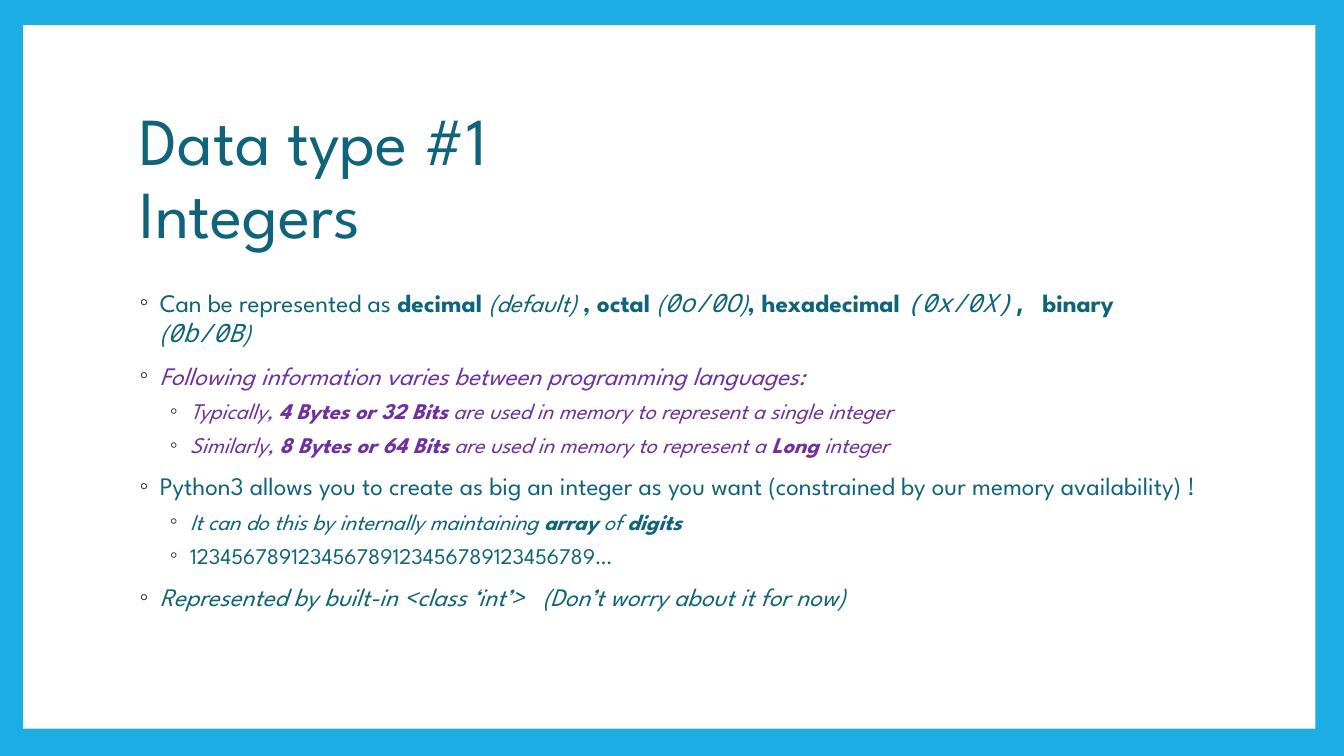
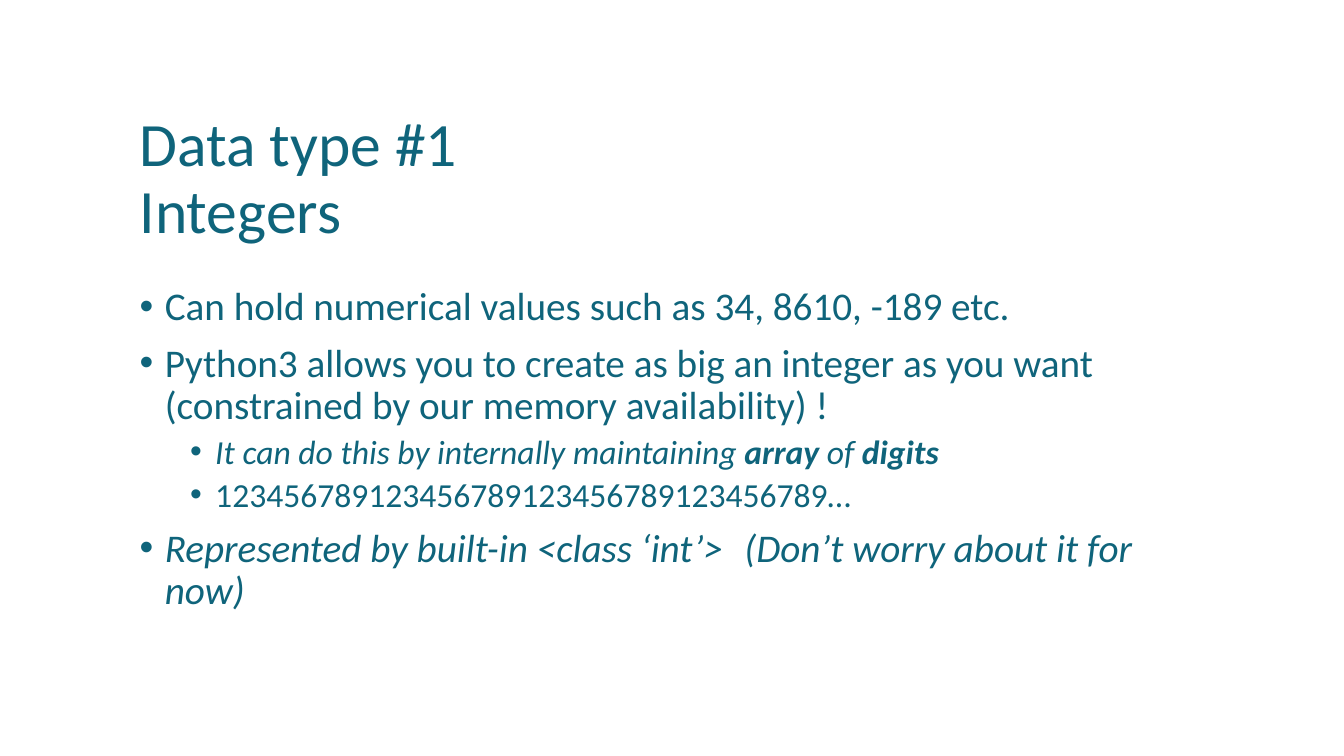
Before and after one commit to uday87j/teach_python, a slide deck: slide 8 of fundamentals/2-State, Data types.pptx (slide 5 before the commit). Drawn at 1344x756 pixels with LibreOffice and Linux fonts; fonts in the diff are those of the drawing. Boxes give left, top, right and bottom in pixels: in the first picture for what was removed or moved away, otherwise in the second. Text is boxed around its words. In the diff, an @@ line names an element or a change of style, - is before the commit and + after.

```diff
--- a/fundamentals/2-State, Data types.pptx
+++ b/fundamentals/2-State, Data types.pptx
@@ rectangle removed at (0, 0, 1344, 756) @@
@@ rectangle removed at (23, 25, 1316, 729) @@
@@ title "Data type #1 Integers" at (140, 124, 457, 244): size 48 to 44 pt, font League Spartan to Calibri @@
@@ text at (165, 292, 1009, 325): text changed; size 18 to 28 pt; font League Spartan to Calibri; text colour #7030A0 to #0F647B; italic off @@
-◦ Can be represented as decimal (default) , octal (0o/0O), hexadecimal (0x/0X), binary (0b/0B)
-◦ Following information varies between programming languages:
-  ◦ Typically, 4 Bytes or 32 Bits are used in memory to represent a single integer
-  ◦ Similarly, 8 Bytes or 64 Bits are used in memory to represent a Long integer
+• Can hold numerical values such as 34, 8610, -189 etc.
@@ text at (165, 349, 1132, 609): size 18 to 28 pt in "Python3 allows you to create as big ...", "Represented by built-in <class ‘int’> (Don’t worry ..."; font League Spartan to Calibri in "Python3 allows you to create as big ...", "It can do this by internally maintaining ...", "123456789123456789123456789123456789…", "Represented by built-in <class ‘int’> (Don’t worry ..."; size 16 to 24 pt in "It can do this by internally maintaining ...", "123456789123456789123456789123456789…"; bullet ◦ to •; line spacing 1 to 0.9; more space between paragraphs @@
```
Also in this commit, not shown: 7 other slides changed, 8 slides added, 2 other files.
